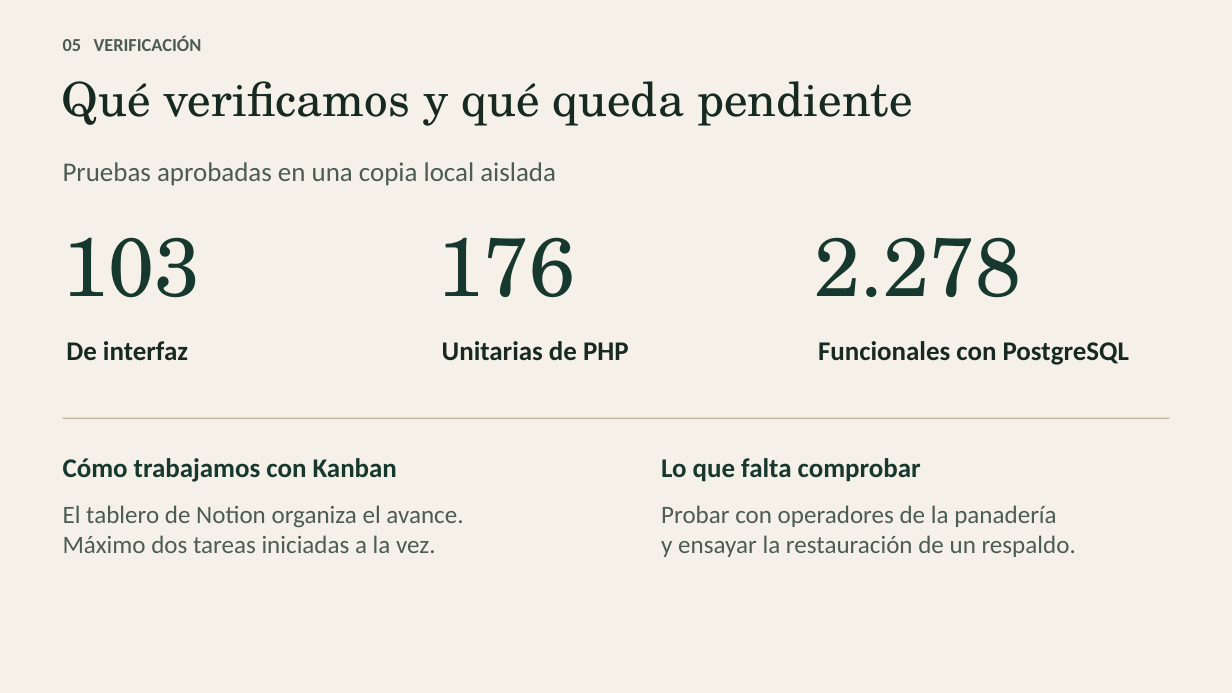
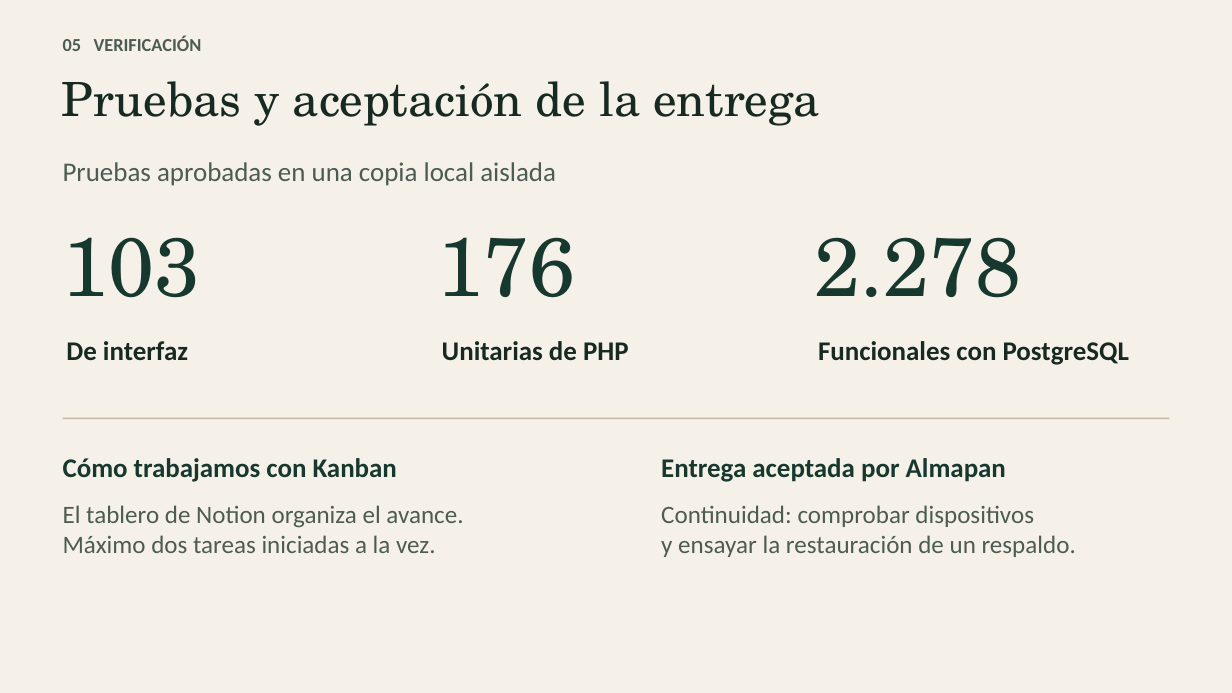
Before and after one commit to Rafa3lPereira/capstone-2026, a slide deck: slide 5 of FASE 2/Evidencias Proyecto/FASE 2 — Desarrollo Proyecto APT.pptx. Drawn at 1232x693 pixels with LibreOffice and Linux fonts; fonts in the diff are those of the drawing. Boxes give left, top, right and bottom in pixels: in the first picture for what was removed or moved away, otherwise in the second. Text is boxed around its words. In the diff, an @@ line names an element or a change of style, - is before the commit and + after.

```diff
--- a/FASE 2/Evidencias Proyecto/FASE 2 — Desarrollo Proyecto APT.pptx
+++ b/FASE 2/Evidencias Proyecto/FASE 2 — Desarrollo Proyecto APT.pptx
@@ text at (62,81,819,126): text changed @@
-Qué verificamos y qué queda pendiente
+Pruebas y aceptación de la entrega
@@ text at (661,458,1006,482): text changed @@
-Lo que falta comprobar
+Entrega aceptada por Almapan
@@ text at (661,505,1034,527): text changed @@
-Probar con operadores de la panadería
+Continuidad: comprobar dispositivos
```
Also in this commit, not shown: 24 other files.
